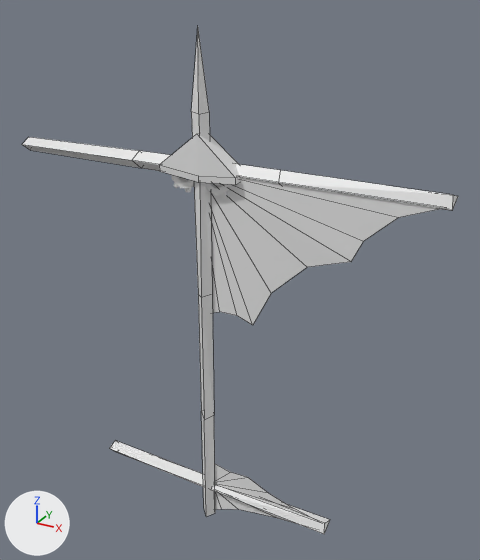
The Blender file Threee 3 Deee D Hobbieee/glider.blend: old version first, new version second.
One viewpoint serves both versions: a 50 mm lens placed at (1.44, -2.77, 2.49), pointed at (0.11, -0.35, 1.28). The axes (+X, +Y, +Z) are drawn at lower left. The lights are the same throughout. The older version comes first. Mesh edges are drawn as thin lines on the coarser meshes.
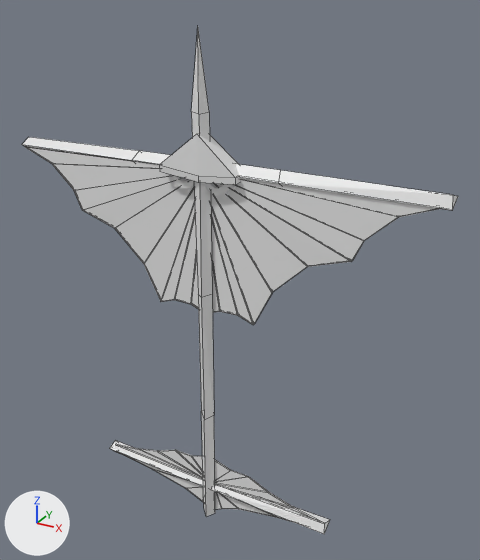
Commit message: glider meshed up

Edits to the bpy script that builds the scene:
```text
Change me_cube:
    used by ob_cube_001; location = (-0.004, -0.47, 1.793); scale = (1.0, 0.0754, 1.0)
    remove me_cube.from_pydata(...)  # 11 vertices, 9 faces; spans x -0.017..1.004, y -0.071..0.0, z -0.66..0.007
    add me_cube.from_pydata(...)  # 76 vertices, 56 faces; spans x 0.0..1.004, y -0.028..0.211, z -0.659..0.007
    me_cube part 1: 11 vertices removed from x -0.017..1.004, y -0.071..0.0, z -0.66..0.007; 76 vertices added at x 0.0..1.004, y -0.028..0.211, z -0.659..0.007
Change me_cube_002:
    used by ob_cube_002; location = (0.008, -0.47, 0.146); scale = (1.0, 0.0754, 1.0)
    remove me_cube_002.from_pydata(...)  # 6 vertices, 4 faces; spans x 0.019..0.616, y 0.0, z -0.143..-0.008
    add me_cube_002.from_pydata(...)  # 12 vertices, 14 faces; spans x 0.019..0.616, y 0.028..0.089, z -0.143..-0.008
    me_cube_002 part 2: the whole mesh is rebuilt
Change me_cube_003:
    used by ob_cube_003; location = (0.008, -0.47, 0.17); scale = (1.0, 0.0754, -1.0)
    remove me_cube_003.from_pydata(...)  # 7 vertices, 5 faces; spans x 0.0..0.616, y -0.04..0.0, z -0.142..0.0
    add me_cube_003.from_pydata(...)  # 14 vertices, 17 faces; spans x 0.0..0.616, y -0.035..0.099, z -0.16..0.0
    me_cube_003 part 3: the whole mesh is rebuilt
Change ob_cube_001:
    add _m = ob_cube_001.modifiers.new('Mirror', 'MIRROR')
    add _m.use_clip = True
Change ob_cube_002:
    add _m = ob_cube_002.modifiers.new('Mirror', 'MIRROR')
    add _m.use_clip = True
Change ob_cube_003:
    add _m = ob_cube_003.modifiers.new('Mirror', 'MIRROR')
    add _m.use_clip = True
```

Boxes (x1, y1, x2, y2) around the edits, measured in the pictures (480 x 560 px):
'Cube.001', reshaped, modifiers changed (80% wider, 21% taller): before (210, 178, 440, 325); after (26, 147, 440, 325)
'Cube.003', reshaped, modifiers changed (97% wider, 33% taller): before (215, 464, 317, 521); after (115, 444, 317, 520)
'Cube.002', reshaped, modifiers changed (100% wider, 103% taller): before (215, 492, 297, 524); after (127, 456, 292, 522)
